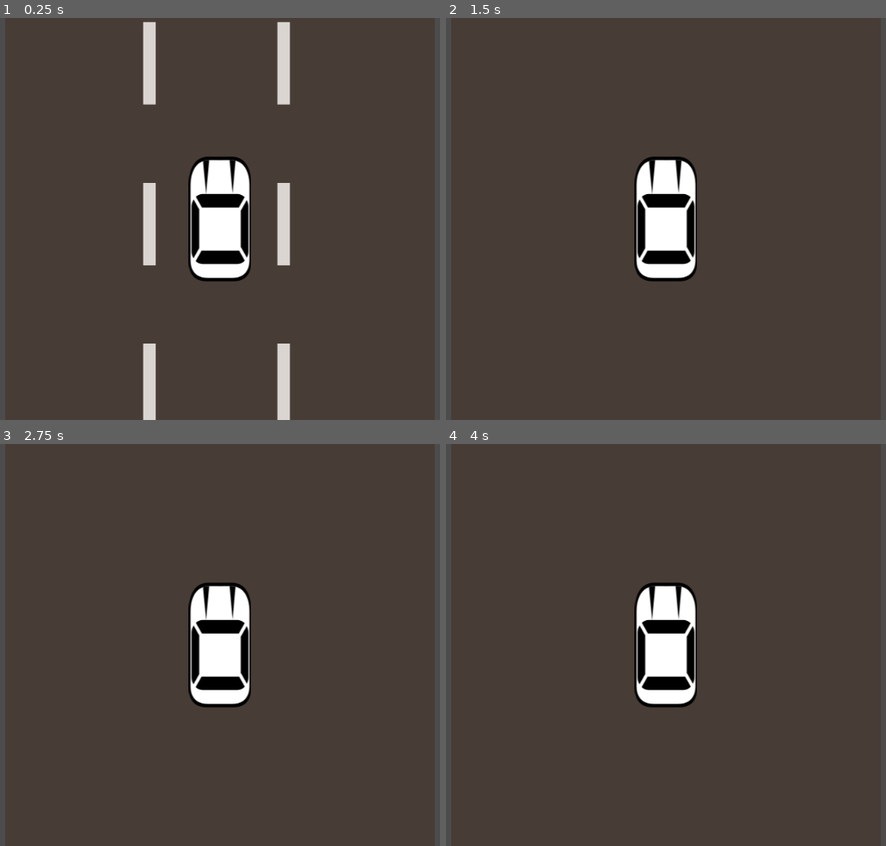
Above: before the commit, frames 1-4 (two rows, left to right).
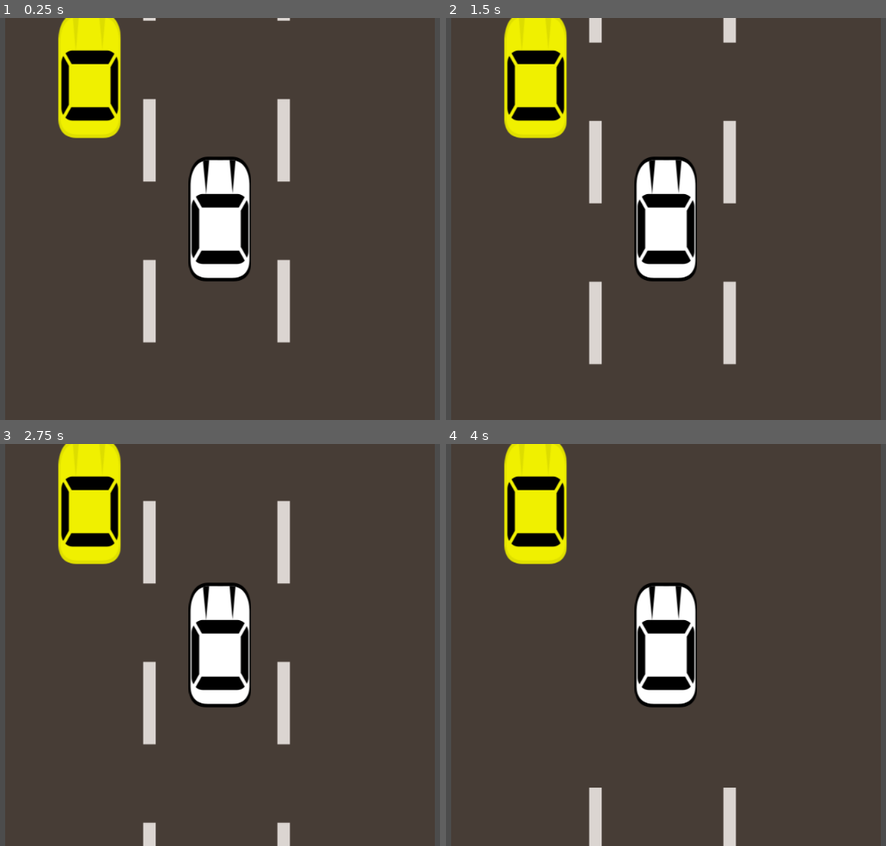
Above: after the commit, the same moments.

Repository: mamenjivar/CS-4700
Game: Godot game, scene res://scenes/Root.tscn
Same seed, same stepped clock (60 frames per second), same inputs: the game is played once before the commit and once after it.
Inputs:
- Up to frame 1 (0.25 s): no input
- Up to frame 2 (1.5 s): no input
- Up to frame 3 (2.75 s): no input
- Up to frame 4 (4 s): no input

The runs differ from the first frame. In frame 1, 10% of the frame differs, in the area x 13-67%, y 0-100%; in frame 2, 7.2%; in frame 3, 7.2%; in frame 4, 5.1%.
Error after the commit: Parse Error: The method "get_pos" isn't declared in the current class. (res://packed/enemy/Enemy.gd:21)

Commit message:
Added another random car into the game.

Diff:
--- a/game04/engine.cfg
+++ b/game04/engine.cfg
@@ -1,6 +1,6 @@
 [application]
 
-name="2DTopdownCarRacing-part3"
+name="2DTopdownCarRacing-part4"
 main_scene="res://scenes/game.tscn"
 icon="res://icon.png"
 
--- a/game04/packed/barrel/Barrel.tscn
+++ b/game04/packed/barrel/Barrel.tscn
@@ -1,4 +1,4 @@
-[gd_scene load_steps=3 format=2]
+[gd_scene load_steps=3 format=1]
 
 [ext_resource path="res://assets/images/barrel.png" type="Texture" id=1]
 
@@ -7,11 +7,14 @@
 custom_solver_bias = 0.0
 extents = Vector2( 40.0357, 52.5363 )
 
-[node name="Barrel" type="RigidBody2D" index="0"]
+[node name="Barrel" type="RigidBody2D"]
 
-input_pickable = false
-collision_layer = 1
-collision_mask = 1
+input/pickable = false
+shapes/0/shape = SubResource( 1 )
+shapes/0/transform = Matrix32( 1, 0, 0, 1, -1.62108, -2.16145 )
+shapes/0/trigger = false
+collision/layers = 1
+collision/mask = 1
 mode = 0
 mass = 1.0
 friction = 1.0
@@ -23,15 +26,18 @@
 contact_monitor = false
 sleeping = false
 can_sleep = true
-linear_velocity = Vector2( 0, 0 )
-linear_damp = -1.0
-angular_velocity = 0.0
-angular_damp = -1.0
+velocity/linear = Vector2( 0, 0 )
+velocity/angular = 0.0
+damp_override/linear = -1.0
+damp_override/angular = -1.0
 
-[node name="Sprite" type="Sprite" parent="." index="0"]
+[node name="Sprite" type="Sprite" parent="."]
 
 texture = ExtResource( 1 )
 
-[node name="CollisionShape2D" type="CollisionShape2D" parent="." index="1"]
+[node name="CollisionShape2D" type="CollisionShape2D" parent="."]
 
+transform/pos = Vector2( -1.62108, -2.16145 )
 shape = SubResource( 1 )
+trigger = false
+_update_shape_index = 0
--- /dev/null
+++ b/game04/packed/enemy/Enemy.gd
@@ -0,0 +1,21 @@
+extends RigidBody2D
+
+var player = null
+var speed_factor = 0.5
+
+# class member variables go here, for example:
+# var a = 2
+# var b = "textvar"
+
+func _ready():
+	# Called when the node is added to the scene for the first time.
+	# Initialization here
+	player = get_node("../Player")
+	set_process(true)
+	pass
+
+func _process(delta):
+	#	# Called every frame. Delta is time since last frame.
+	#	# Update game logic here.
+	#	pass
+	set_pos(get_pos() + Vector2(0, player.speed * speed_factor * delta))
--- a/game04/packed/enemy/Enemy.tscn
+++ b/game04/packed/enemy/Enemy.tscn
@@ -1,21 +1,18 @@
-[gd_scene load_steps=3 format=1]
+[gd_scene load_steps=4 format=2]
 
-[ext_resource path="res://assets/images/car1.png" type="Texture" id=1]
+[ext_resource path="res://packed/enemy/Enemy.gd" type="Script" id=1]
+[ext_resource path="res://assets/images/car1.png" type="Texture" id=2]
 
 [sub_resource type="RectangleShape2D" id=1]
 
 custom_solver_bias = 0.0
 extents = Vector2( 45.7423, 93.2471 )
 
-[node name="Enemy" type="RigidBody2D"]
+[node name="Enemy" type="RigidBody2D" index="0"]
 
-transform/pos = Vector2( 263.861, 775.089 )
-input/pickable = false
-shapes/0/shape = SubResource( 1 )
-shapes/0/transform = Matrix32( 1, 0, 0, 1, 0, 0 )
-shapes/0/trigger = false
-collision/layers = 1
-collision/mask = 1
+input_pickable = false
+collision_layer = 1
+collision_mask = 1
 mode = 3
 mass = 1.0
 friction = 1.0
@@ -27,18 +24,19 @@
 contact_monitor = false
 sleeping = false
 can_sleep = true
-velocity/linear = Vector2( 0, 0 )
-velocity/angular = 0.0
-damp_override/linear = -1.0
-damp_override/angular = -1.0
-__meta__ = { "_edit_group_":true }
+linear_velocity = Vector2( 0, 0 )
+linear_damp = -1.0
+angular_velocity = 0.0
+angular_damp = -1.0
+script = ExtResource( 1 )
+__meta__ = {
+"_edit_group_": true
+}
 
-[node name="Sprite" type="Sprite" parent="."]
+[node name="Sprite" type="Sprite" parent="." index="0"]
 
-texture = ExtResource( 1 )
+texture = ExtResource( 2 )
 
-[node name="CollisionShape2D" type="CollisionShape2D" parent="."]
+[node name="CollisionShape2D" type="CollisionShape2D" parent="." index="1"]
 
 shape = SubResource( 1 )
-trigger = false
-_update_shape_index = 0
--- a/game04/packed/player/Player.gd
+++ b/game04/packed/player/Player.gd
@@ -1,7 +1,7 @@
 extends RigidBody2D
 
 #var speed = 0
-var speed = 500 # Speed is capped at max speed.
+var speed = 0 # Speed is capped at max speed.
 var max_speed = 500
 var acceleration = 0
 
--- a/game04/scenes/Root.tscn
+++ b/game04/scenes/Root.tscn
@@ -1,11 +1,12 @@
-[gd_scene load_steps=5 format=2]
+[gd_scene load_steps=6 format=2]
 
 [ext_resource path="res://assets/images/road.png" type="Texture" id=1]
 [ext_resource path="res://scripts/bgscroll.gd" type="Script" id=2]
 [ext_resource path="res://packed/player/Player.tscn" type="PackedScene" id=3]
 [ext_resource path="res://packed/player/Player.gd" type="Script" id=4]
+[ext_resource path="res://packed/enemy/Enemy.tscn" type="PackedScene" id=5]
 
-[node name="main" type="Node2D" index="0"]
+[node name="Root" type="Node2D" index="0"]
 
 [node name="RoadBG" type="Sprite" parent="." index="0"]
 
@@ -50,3 +51,8 @@
 angular_velocity = 0.0
 angular_damp = -1.0
 script = ExtResource( 4 )
+
+[node name="Enemy" parent="." index="3" instance=ExtResource( 5 )]
+
+position = Vector2( -194.018, -214.12 )
+script = null
--- a/game04/scripts/bgscroll.gd
+++ b/game04/scripts/bgscroll.gd
@@ -2,11 +2,11 @@
 
 onready var player = get_node("../Player")
 
-var _ypos = 0
+var y = 0
 
 func _ready():
 	set_process(true)
 
 func _process(delta):
-	_ypos -= player.speed * delta
-	set_region_rect(Rect2(0,_ypos,640,960))
+	y -= player.speed * delta
+	set_region_rect(Rect2(0, y, 640, 960))
